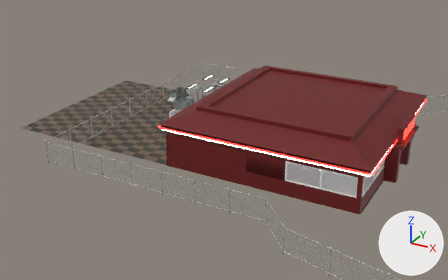
One commit to the Blender file GameDInerMap/DinnerMap.blend: the scene before it, then after it.
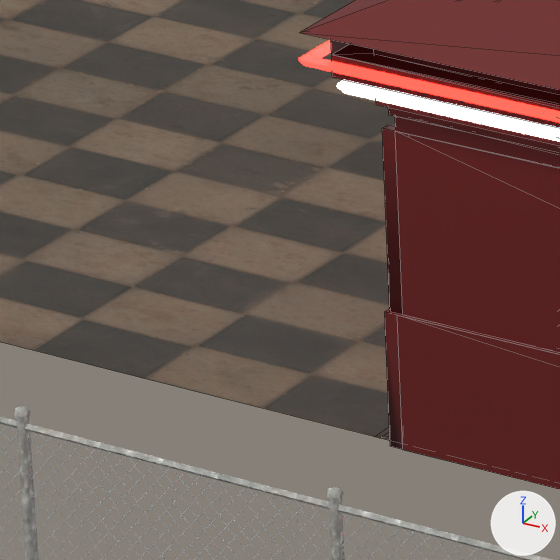
The first picture shows the older version from a camera (50 mm lens) standing at (20.8, -56.8, 27.4) and looking at (-9.8, -1.1, -0.4). The close-ups show the older and then the newer version on the part from 29% to 41% of the width and 43% to 63% of the height of that picture. Only the edits that show in the close-ups are written down. Every picture has the same lights, and +X, +Y and +Z are marked at lower right. The close-ups show mesh edges as thin lines. Objects named as collision shapes, trigger or cutter boxes, shadow casters or lower levels of detail are left out.

Objects in the first close-up: 'Fences', 'Floor_001', 'MainBuilding_walls', 'White_neon', 'red_neon'.
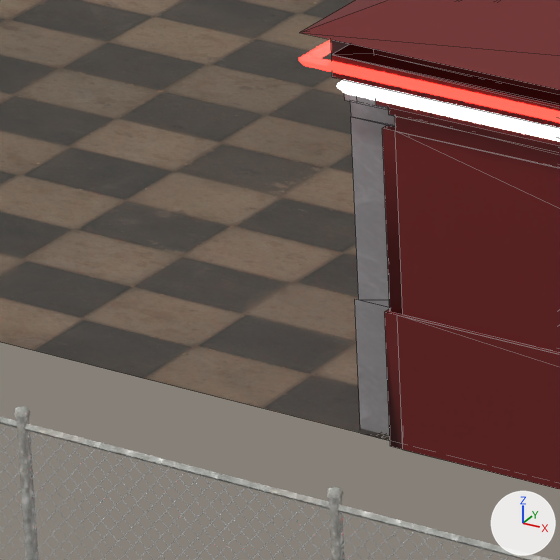
Pixel boxes (x1, y1, x2, y2) of what changed, in the close-ups (560 x 560 px):
'InDoorWalls_001', moved, rescaled (not visible before)
    after: (344, 93, 517, 436)

The change, as a list of edits to the scene's bpy script:
```text
Change ob_indoorwalls_001:
    ob_indoorwalls_001.location: (90.39, 243.0, -1.764) -> (208.9, 243.0, -1.764)
    ob_indoorwalls_001.scale: (1.0, 1.0, 1.0) -> (1.6, 1.0, 1.0)
```
